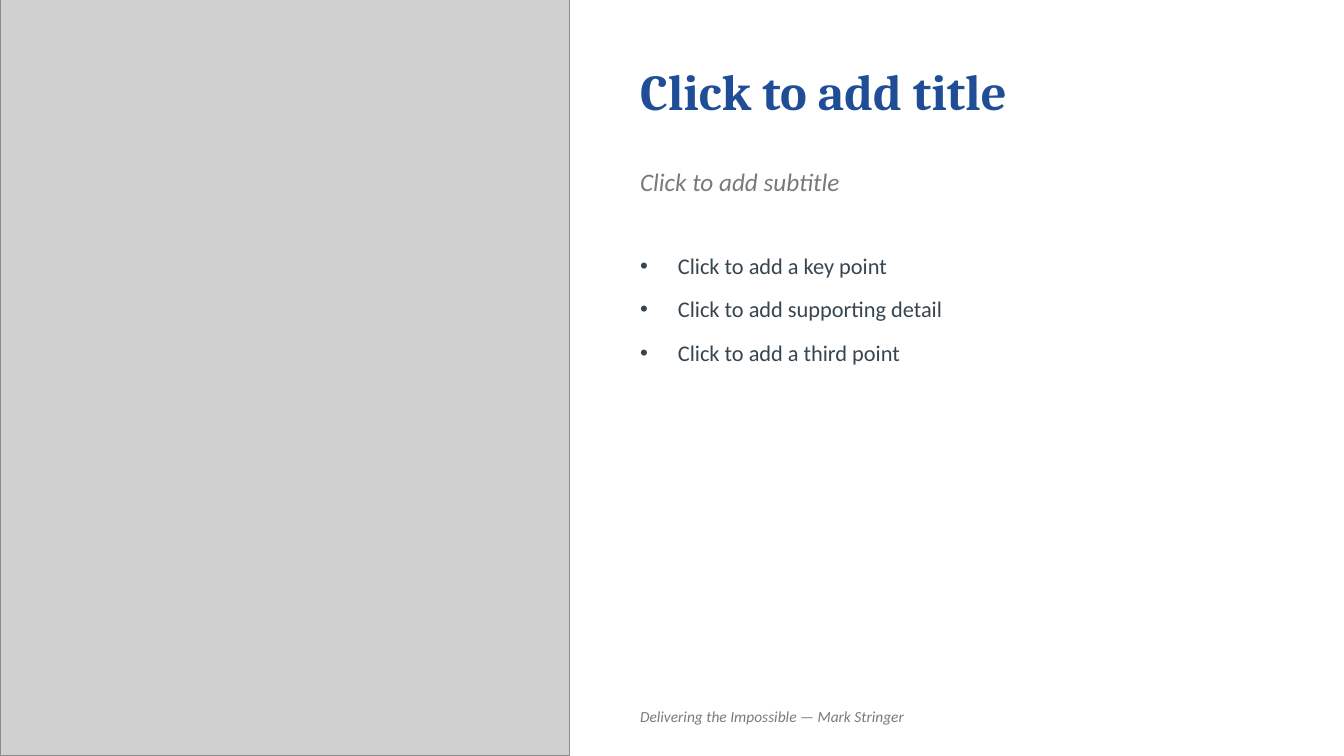
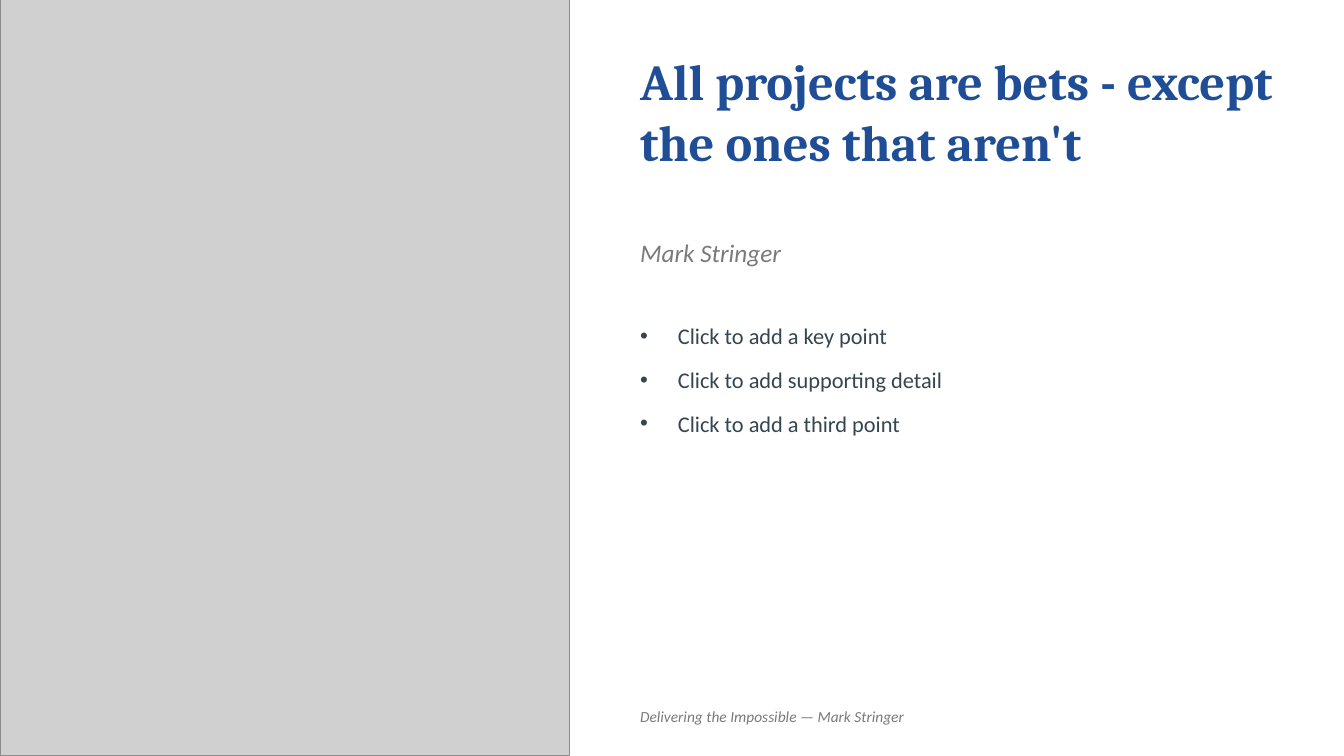
Before and after one commit to MarkStringer/MarketingControlPlane, a slide deck: slide 1 of templates/book-cover-slide-template.pptx. Drawn at 1344x756 pixels with LibreOffice and Linux fonts; fonts in the diff are those of the drawing; grey boxes stand for pictures. Boxes give left, top, right and bottom in pixels: in the first picture for what was removed or moved away, otherwise in the second. Text is boxed around its words. In the diff, an @@ line names an element or a change of style, - is before the commit and + after.

```diff
--- a/templates/book-cover-slide-template.pptx
+++ b/templates/book-cover-slide-template.pptx
@@ text at <box>640,65,1273,162</box>: text changed @@
-Click to add title
+All projects are bets - except the ones that aren't
@@ text at <box>640,244,781,266</box>: text changed @@
-Click to add subtitle
+Mark Stringer
@@ text "Click to add a key ...": place and size @@
-text "Click to add a key ..." at <box>678,258,942,365</box>
+text "Click to add a key ..." at <box>678,328,942,436</box>
```
Also in this commit, not shown: 9 other slides changed, 1 slide added.
